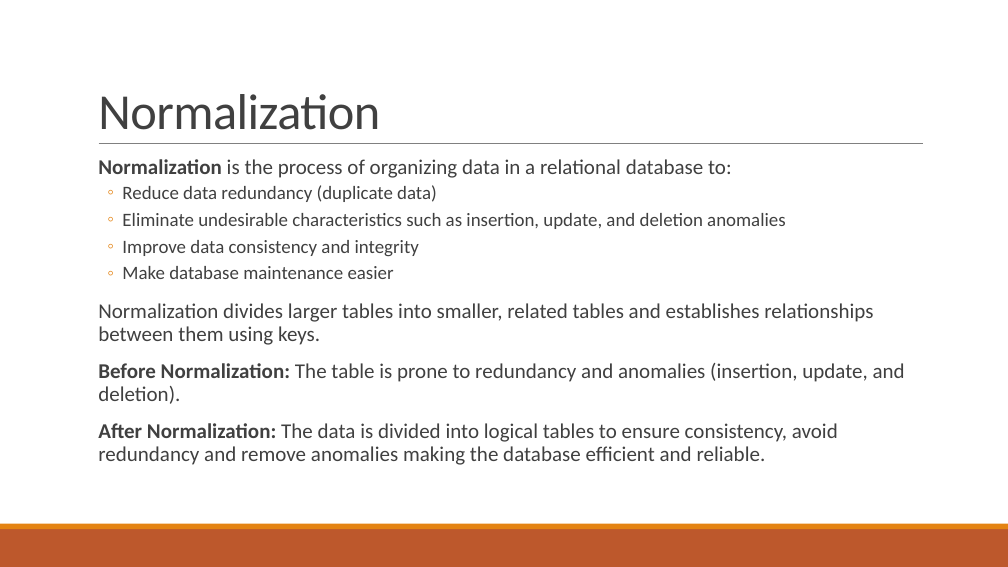
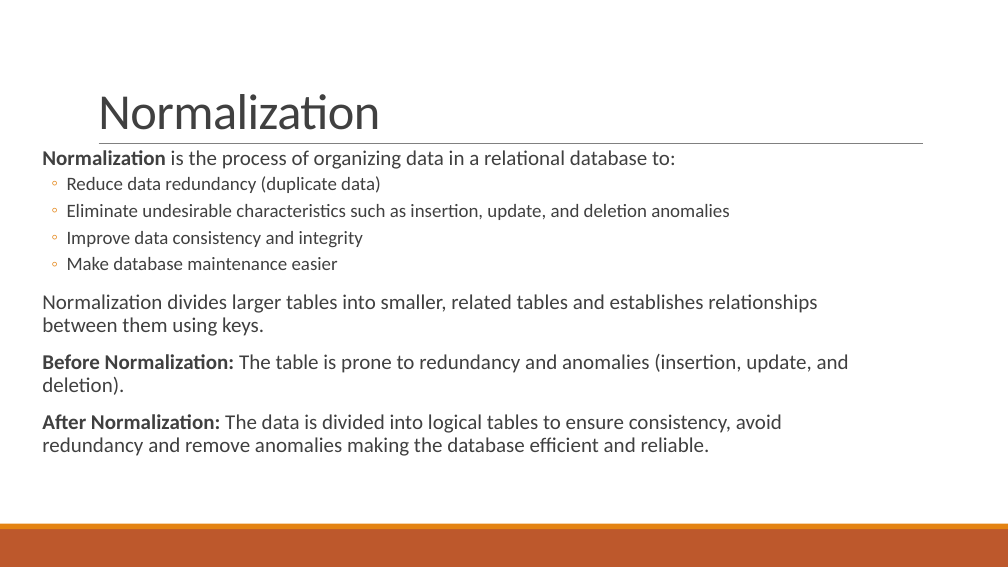
Before and after one commit to GajendraAwasthi/Pokhara-University-BCA-All-Semester-Notes-Codes, a slide deck: slide 65 of BCA 4th Semester/Database Management System/NOTES BY KAPIL/Unit 4 Relational Database Design.pptx. Drawn at 1008x567 pixels with LibreOffice and Linux fonts; fonts in the diff are those of the drawing. Boxes give left, top, right and bottom in pixels: in the first picture for what was removed or moved away, otherwise in the second. Text is boxed around its words. In the diff, an @@ line names an element or a change of style, - is before the commit and + after.

```diff
--- a/BCA 4th Semester/Database Management System/NOTES BY KAPIL/Unit 4 Relational Database Design.pptx
+++ b/BCA 4th Semester/Database Management System/NOTES BY KAPIL/Unit 4 Relational Database Design.pptx
@@ text "Normalization is the process of ...": place and size @@
-text "Normalization is the process of ..." at [98,159,905,465]
+text "Normalization is the process of ..." at [42,150,849,456]
```
Also in this commit, not shown: 4 other slides changed, 13 slides added, 1 slide removed, 3 other files.
